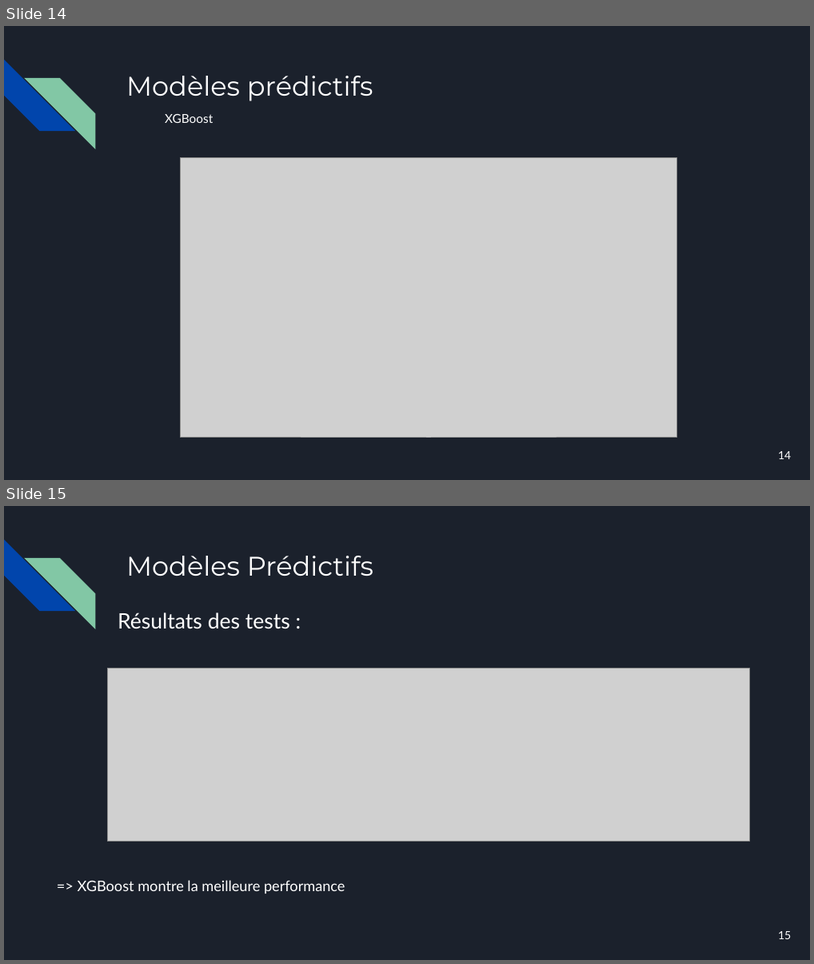
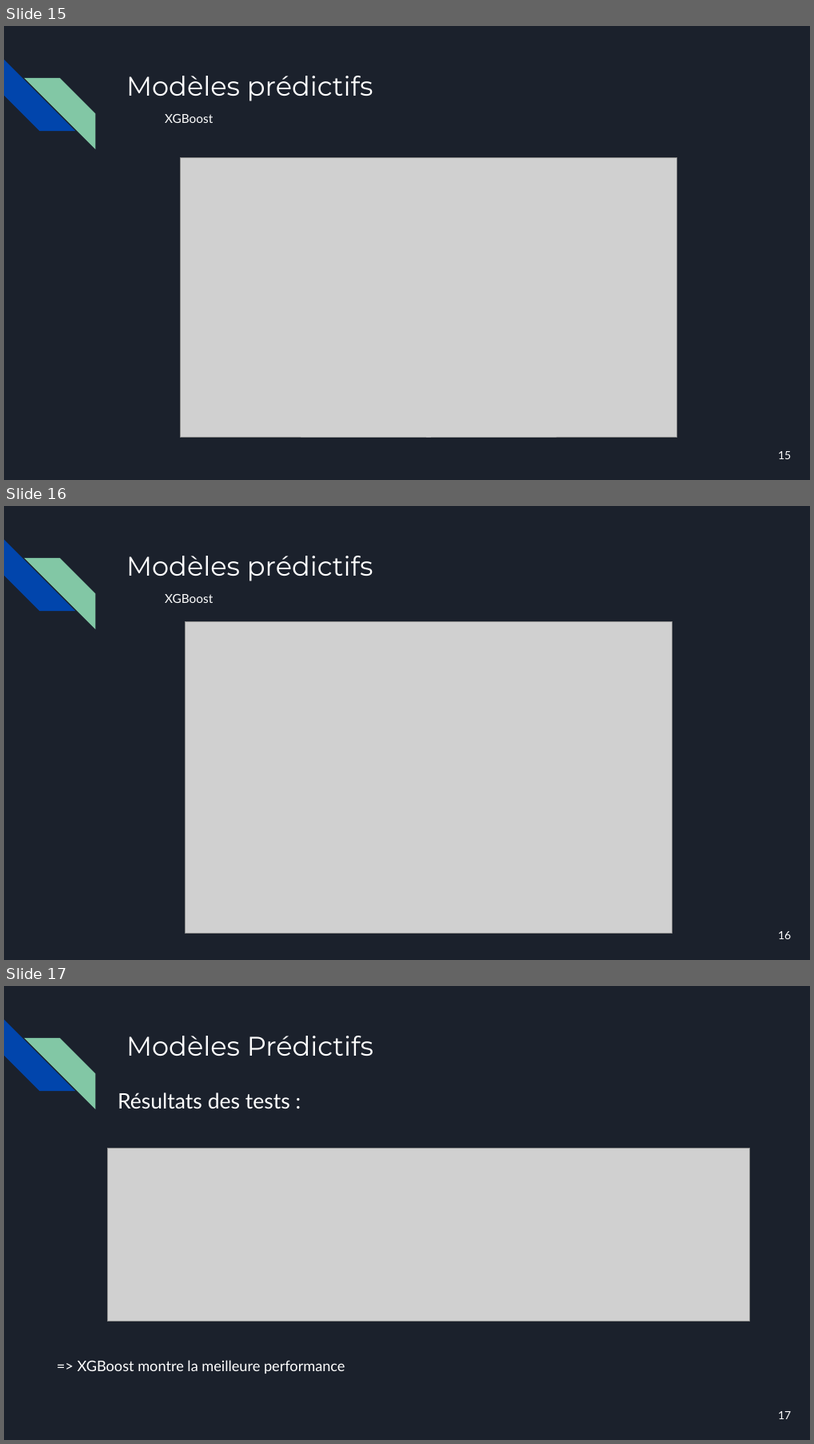
Before and after one commit to Papushkado/Real-Estate-predictions, a slide deck: Machine_Learning_ISUP.pptx. Shown one above the other, each under a label of ours: slides 14 and 15 before the commit, slides 15, 16 and 17 after it. The pictures are 814x964 and 814x1444 pixels, drawn with LibreOffice and Linux fonts; fonts in the diff are those of the drawing; grey boxes stand for pictures. Boxes give left, top, right and bottom in pixels: in the first picture for what was removed or moved away, otherwise in the second. Text is boxed around its words. In the diff, an @@ line names an element or a change of style, - is before the commit and + after.

```diff
--- a/Machine_Learning_ISUP.pptx
+++ b/Machine_Learning_ISUP.pptx
@@ slide 16 added at (4, 506, 810, 960), background #1B212C; not listed: 2 template elements that a slide beside it also shows @@
@@ title added at (126, 556, 374, 581), 24 pt, text #FFFFFF @@
+Modèles prédictifs
@@ text added at (165, 594, 213, 603), 11 pt, text #FFFFFF @@
+XGBoost
@@ picture added at (186, 621, 673, 932) @@
@@ page number added at (778, 931, 791, 939), 10 pt, text #FFFFFF @@
+16
@@ what was slide 14 is now slide 15 @@
@@ page number at (778, 451, 791, 459): text changed @@
-14
+15
@@ what was slide 15 is now slide 17 @@
@@ page number at (778, 1411, 791, 1419): text changed @@
-15
+17
```
Also in this commit, not shown: 1 slide changed, 1 other slide added.
